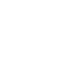
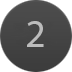
The second 72×72 image is a revision of the first. Changes to its layers:
added group "Effect Slots" with 51 layers above "Settings View" over [7, 6, 66, 65]
added group "Disabled" with 4 layers in group "Effect Slots" over [24, 21, 44, 48]
added layer "2 copy" in group "Disabled" over [27, 21, 44, 47]
added group "SettingsButton" with 4 layers above "Background" over [1, 1, 71, 70]
added layer "Background" over [0, 0, 72, 72]
